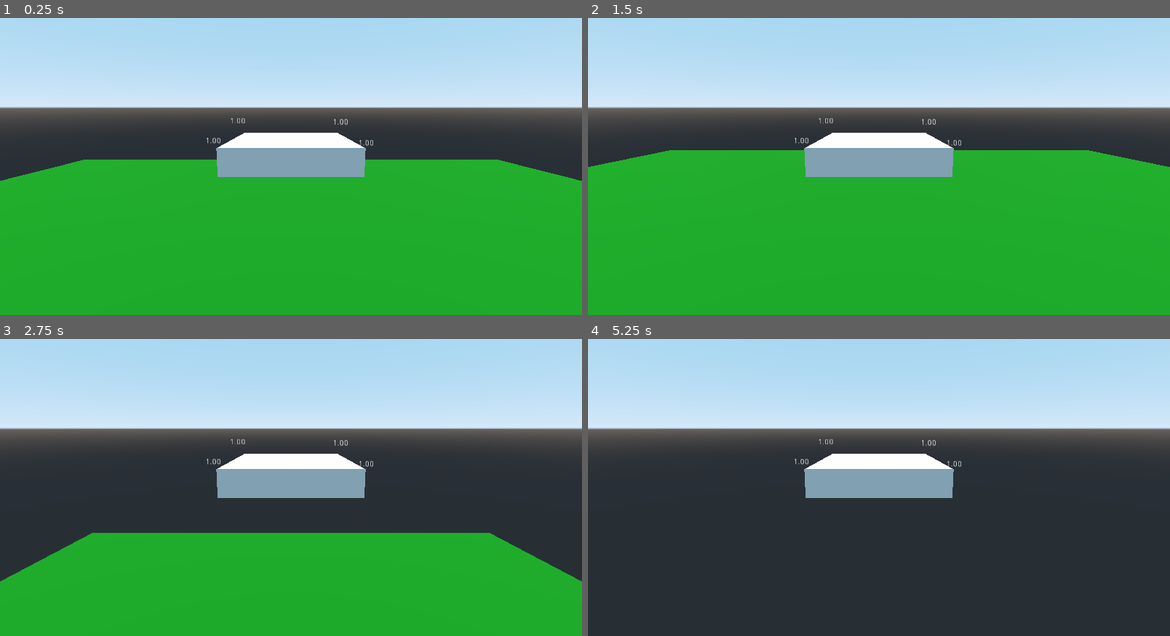
Above: before the commit, frames 1-4 (two rows, left to right).
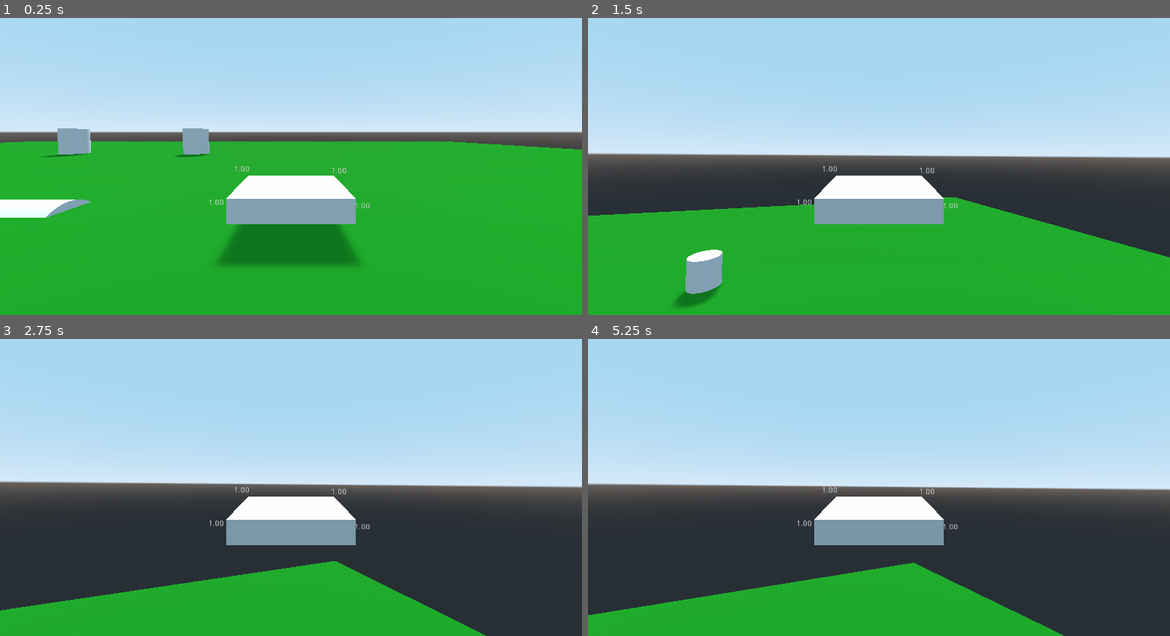
Above: after the commit, the same moments.

Repository: kirca/godot_vehicle_arcade
Game: Godot game, scene res://TestStage.tscn
Two runs of this game, one before a commit and one after it. Both use one fixed random seed, a clock stepped at 60 frames per second and the inputs below.
Inputs:
- Up to frame 1 (0.25 s): no input
- Up to frame 2 (1.5 s): tap Enter (ui_accept) at 0.5, 0.77, 0.8, 1.07, 1.35 s; hold Right (ui_right) 0.53-1.28 s; hold Space (ui_select) 0.53-1.28 s; hold Down (ui_down) from 1.28 s (still down)
- Up to frame 3 (2.75 s): tap Enter (ui_accept) at 1.52, 1.82, 2.3 s; tap Space (ui_select) at 1.55 s; release Down (ui_down) at 2.03 s; hold Right (ui_right) from 2.03 s (still down); hold Space (ui_select) from 2.03 s (still down)
- Up to frame 4 (5.25 s): release Right (ui_right) at 2.78 s; release Space (ui_select) at 2.78 s; hold Up (ui_up) 2.78-3.53 s; tap Space (ui_select) at 2.85, 4.35 s; tap Enter (ui_accept) at 3.02, 3.32, 4.52, 4.82 s; hold Enter (ui_accept) 3.53-4.28 s; hold Left (ui_left) 3.53-5.03 s; hold Down (ui_down) from 5.03 s (still down); hold Space (ui_select) from 5.03 s (still down)

The runs differ from the first frame. In frame 1, 27% of the frame differs, in the area x 0-100%, y 29-84%; in frame 2, 44%; in frame 3, 51%, in the area x 0-100%, y 22-100%; in frame 4, 46%.

Commit message:
Use angular/linear damp to stabilize the springs
+ Basic movement controls and test course

Diff:
--- a/ArcadeVehicle.gd
+++ b/ArcadeVehicle.gd
@@ -2,5 +2,16 @@
 
 
 func _physics_process(delta):
-	if Input.is_action_pressed("ui_accept"):
-		apply_central_impulse(Vector3(0, 1, 0))
+	var position_node = $MeshInstance.get_global_transform()
+	var can_accelerate = $RearLeft.is_colliding() or $RearRight.is_colliding()
+	var can_turn = $FrontLeft.is_colliding() or $FrontRight.is_colliding()
+	if Input.is_action_pressed("ui_up") and can_accelerate:
+		add_central_force(position_node.basis[2].normalized() * 30 * mass)
+	if Input.is_action_pressed("ui_down") and can_accelerate:
+		add_central_force(position_node.basis[2].normalized() * -10 * mass)
+	if Input.is_action_pressed("ui_left") and can_turn:
+		add_torque(Vector3(0, 4, 0) * mass)
+	if Input.is_action_pressed("ui_right") and can_turn:
+		add_torque(Vector3(0, -4, 0) * mass)
+	if Input.is_action_pressed("ui_select"):
+		add_central_force(Vector3(0, 30, 0) * mass)
--- a/ArcadeVehicle.tscn
+++ b/ArcadeVehicle.tscn
@@ -8,6 +8,9 @@
 [sub_resource type="BoxShape" id=2]
 
 [node name="ArcadeVehicle" type="RigidBody"]
+mass = 20.0
+linear_damp = 0.85
+angular_damp = 0.99
 script = ExtResource( 2 )
 
 [node name="MeshInstance" type="MeshInstance" parent="."]
@@ -26,10 +29,10 @@
 script = ExtResource( 1 )
 
 [node name="Label" type="Label" parent="FrontLeft"]
-margin_left = 404.0
-margin_top = 251.0
-margin_right = 444.0
-margin_bottom = 265.0
+margin_left = 411.0
+margin_top = 336.0
+margin_right = 451.0
+margin_bottom = 350.0
 text = "0.0"
 __meta__ = {
 "_edit_use_anchors_": false
@@ -42,10 +45,10 @@
 script = ExtResource( 1 )
 
 [node name="Label" type="Label" parent="FrontRight"]
-margin_left = 585.0
-margin_top = 253.0
-margin_right = 625.0
-margin_bottom = 267.0
+margin_left = 582.0
+margin_top = 339.0
+margin_right = 622.0
+margin_bottom = 353.0
 text = "0.0"
 __meta__ = {
 "_edit_use_anchors_": false
@@ -58,10 +61,10 @@
 script = ExtResource( 1 )
 
 [node name="Label" type="Label" parent="RearRight"]
-margin_left = 630.0
-margin_top = 290.0
-margin_right = 670.0
-margin_bottom = 304.0
+margin_left = 623.0
+margin_top = 401.0
+margin_right = 663.0
+margin_bottom = 415.0
 text = "0.0"
 __meta__ = {
 "_edit_use_anchors_": false
@@ -74,10 +77,10 @@
 script = ExtResource( 1 )
 
 [node name="Label" type="Label" parent="RearLeft"]
-margin_left = 361.0
-margin_top = 286.0
-margin_right = 401.0
-margin_bottom = 300.0
+margin_left = 366.0
+margin_top = 395.0
+margin_right = 406.0
+margin_bottom = 409.0
 text = "0.0"
 __meta__ = {
 "_edit_use_anchors_": false
--- a/TestStage.tscn
+++ b/TestStage.tscn
@@ -8,6 +8,14 @@
 albedo_color = Color( 0.0392157, 0.552941, 0.0745098, 1 )
 
 [sub_resource type="BoxShape" id=3]
+
+[sub_resource type="CylinderMesh" id=4]
+
+[sub_resource type="CylinderShape" id=5]
+
+[sub_resource type="CubeMesh" id=6]
+
+[sub_resource type="BoxShape" id=7]
 
 [node name="Spatial" type="Spatial"]
 
@@ -21,11 +29,102 @@
 [node name="CollisionShape" type="CollisionShape" parent="StaticBody"]
 shape = SubResource( 3 )
 
+[node name="DirectionalLight" type="DirectionalLight" parent="."]
+transform = Transform( 1, 0, 0, 0, 0.553377, 0.832931, 0, -0.832931, 0.553377, 0, 8.38244, 0 )
+shadow_enabled = true
+
 [node name="ArcadeVehicle" parent="." instance=ExtResource( 1 )]
-transform = Transform( 1, 0, 0, 0, 1, 0, 0, 0, 1, 0, 9.4847, 0 )
+transform = Transform( 1, 0, 0, 0, 1, 0, 0, 0, 1, -9.72097, 0.844227, 0 )
 
 [node name="Camera" type="Camera" parent="ArcadeVehicle"]
-transform = Transform( -1, 4.99503e-08, -3.2199e-07, 0, 0.98818, 0.153296, 3.25841e-07, 0.153296, -0.98818, 0, 0.741091, -4.20984 )
+transform = Transform( -1, 0, -3.25841e-07, -1.75814e-08, 0.998543, 0.0539568, 3.25367e-07, 0.0539568, -0.998543, 0, 1.22456, -4.69514 )
 
-[node name="DirectionalLight" type="DirectionalLight" parent="."]
-transform = Transform( 1, 0, 0, 0, 0.553377, 0.832931, 0, -0.832931, 0.553377, 0, 8.38244, 0 )
+[node name="Obstacle" type="StaticBody" parent="."]
+transform = Transform( 1, 0, 0, 0, 1, 0, 0, 0, 1, -4.81986, 1.0909, -16.0851 )
+
+[node name="MeshInstance" type="MeshInstance" parent="Obstacle"]
+mesh = SubResource( 4 )
+material/0 = null
+
+[node name="CollisionShape" type="CollisionShape" parent="Obstacle"]
+shape = SubResource( 5 )
+
+[node name="Obstacle2" type="StaticBody" parent="."]
+transform = Transform( 1, 0, 0, 0, 1, 0, 0, 0, 1, 7.94843, 1.0909, -16.0851 )
+
+[node name="MeshInstance" type="MeshInstance" parent="Obstacle2"]
+mesh = SubResource( 4 )
+material/0 = null
+
+[node name="CollisionShape" type="CollisionShape" parent="Obstacle2"]
+shape = SubResource( 5 )
+
+[node name="Obstacle3" type="StaticBody" parent="."]
+transform = Transform( 1, 0, 0, 0, 1, 0, 0, 0, 1, 7.94843, 1.0909, 15.1586 )
+
+[node name="MeshInstance" type="MeshInstance" parent="Obstacle3"]
+mesh = SubResource( 4 )
+material/0 = null
+
+[node name="CollisionShape" type="CollisionShape" parent="Obstacle3"]
+shape = SubResource( 5 )
+
+[node name="Obstacle4" type="StaticBody" parent="."]
+transform = Transform( 1, 0, 0, 0, 1, 0, 0, 0, 1, -1.97579, 1.0909, 15.1586 )
+
+[node name="MeshInstance" type="MeshInstance" parent="Obstacle4"]
+mesh = SubResource( 4 )
+material/0 = null
+
+[node name="CollisionShape" type="CollisionShape" parent="Obstacle4"]
+shape = SubResource( 5 )
+
+[node name="Obstacle5" type="StaticBody" parent="."]
+transform = Transform( -4.11997e-07, -2.52882, 0, 1, -1.62921e-07, 0, 0, 0, 1, -1.976, -0.796128, 0.969 )
+
+[node name="MeshInstance" type="MeshInstance" parent="Obstacle5"]
+mesh = SubResource( 4 )
+material/0 = null
+
+[node name="CollisionShape" type="CollisionShape" parent="Obstacle5"]
+shape = SubResource( 5 )
+
+[node name="Obstacle6" type="StaticBody" parent="."]
+transform = Transform( -4.23832e-07, -2.60146, 0, 1, -1.62921e-07, 0, 0, 0, 1, -1.976, -0.796128, -2.28404 )
+
+[node name="MeshInstance" type="MeshInstance" parent="Obstacle6"]
+mesh = SubResource( 4 )
+material/0 = null
+
+[node name="CollisionShape" type="CollisionShape" parent="Obstacle6"]
+shape = SubResource( 5 )
+
+[node name="Obstacle7" type="StaticBody" parent="."]
+transform = Transform( -4.30252e-07, -2.64087, 0, 1, -1.62921e-07, 0, 0, 0, 1, -1.976, -0.796128, -6.06924 )
+
+[node name="MeshInstance" type="MeshInstance" parent="Obstacle7"]
+mesh = SubResource( 4 )
+material/0 = null
+
+[node name="CollisionShape" type="CollisionShape" parent="Obstacle7"]
+shape = SubResource( 5 )
+
+[node name="Ramp" type="StaticBody" parent="."]
+transform = Transform( 3.74523, 0, 0, 0, 0.939693, -0.34202, 0, 0.611306, 1.67955, 7.9464, -0.550684, 0 )
+
+[node name="MeshInstance" type="MeshInstance" parent="Ramp"]
+mesh = SubResource( 6 )
+material/0 = null
+
+[node name="CollisionShape" type="CollisionShape" parent="Ramp"]
+shape = SubResource( 7 )
+
+[node name="Ramp2" type="StaticBody" parent="."]
+transform = Transform( 3.41095, 0, 0, 0, 0.939693, -0.34202, 0, 0.611306, 1.67955, 20.2052, -0.550684, 0 )
+
+[node name="MeshInstance" type="MeshInstance" parent="Ramp2"]
+mesh = SubResource( 6 )
+material/0 = null
+
+[node name="CollisionShape" type="CollisionShape" parent="Ramp2"]
+shape = SubResource( 7 )
--- a/suspension.gd
+++ b/suspension.gd
@@ -11,8 +11,8 @@
 	var compression_rate := 1.0
 	if is_colliding():
 		compression_rate = compression / cast_to.length()
-		force = 7 * (1 - compression_rate)
-		force -= 0.5 * vehicle.linear_velocity.y
-		force = force * vehicle.mass
-		vehicle.add_force(force * collision_normal, translation)
+		force = 600 * clamp(1 - compression_rate, 0, 1)
+		force = force * vehicle.mass * delta
+		var force_pos = global_transform.origin - vehicle.global_transform.origin
+		vehicle.add_force(force * collision_normal, force_pos)
 	$Label.text = "%.2f" % compression_rate
Not shown: 1 places in TestStage.tscn that only renumber resources
